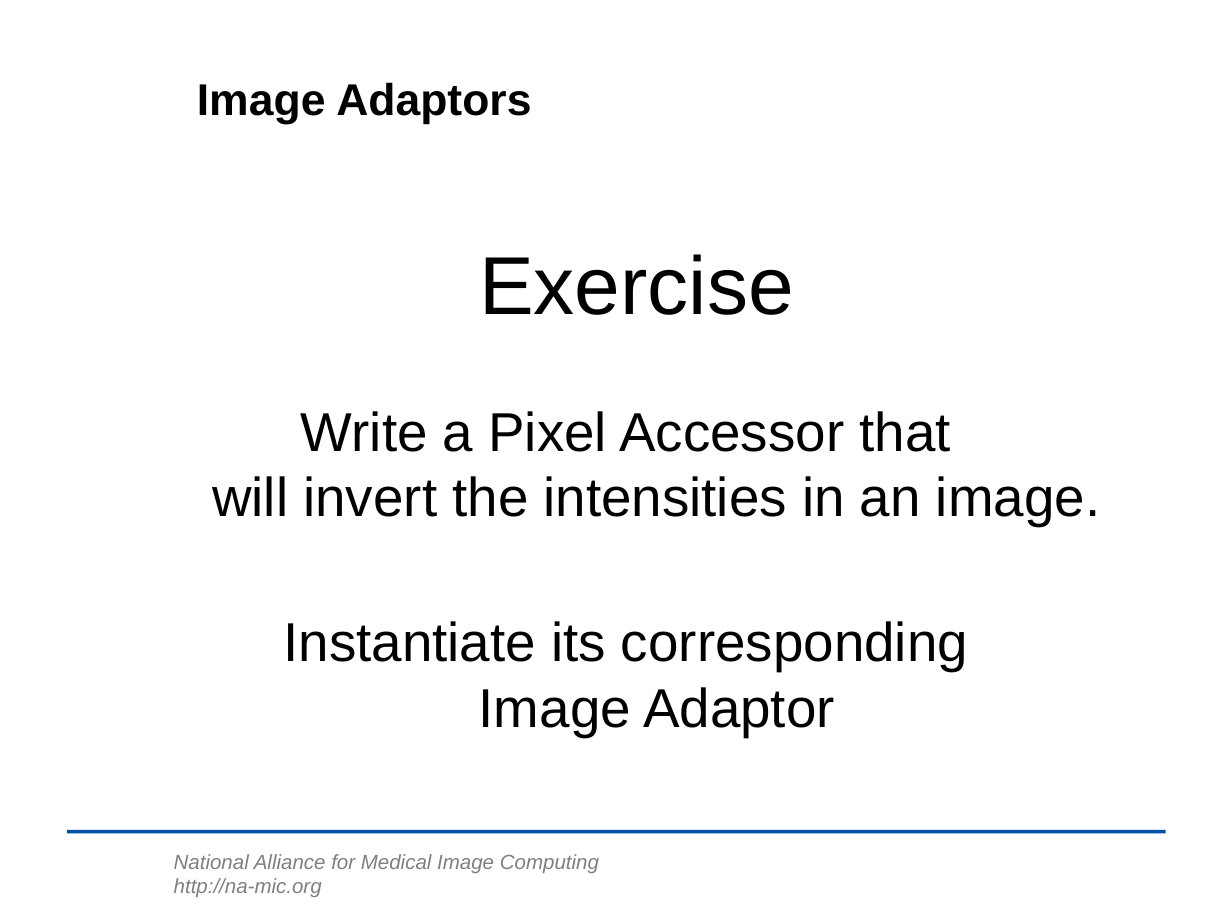
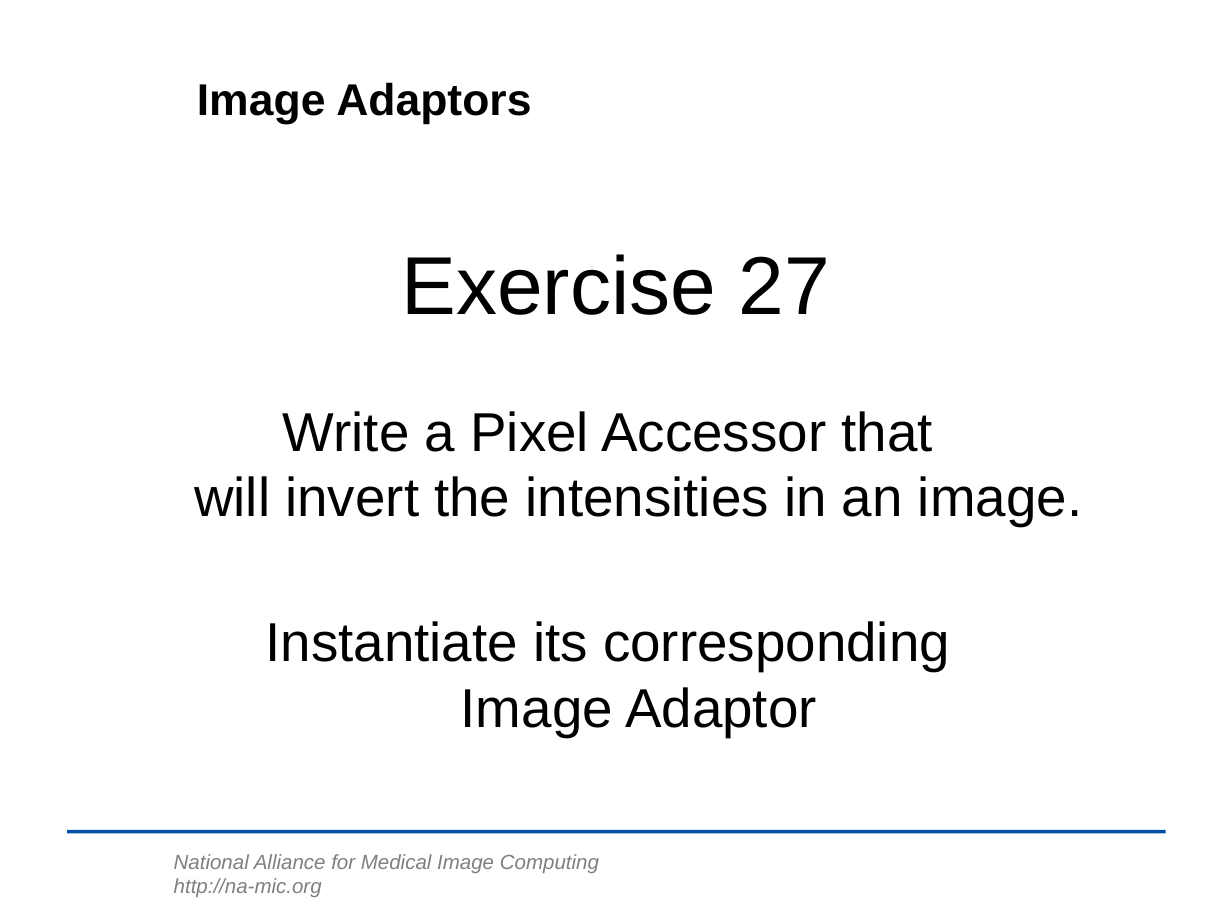
Before and after one commit to lheckemann/namic-sandbox, a slide deck: slide 46 of ITKAdvancedCourse/doc/presentations/Insight-DesignPatterns.ppt (slide 45 before the commit). Drawn at 1232x924 pixels with LibreOffice and Linux fonts; fonts in the diff are those of the drawing; background and template pictures are left out. Boxes give left, top, right and bottom in pixels: in the first picture for what was removed or moved away, otherwise in the second. Text is boxed around its words. In the diff, an @@ line names an element or a change of style, - is before the commit and + after.

Commit message:
ENH: Exercise added for ImageLinearIterator.      Starting with Factories.

```diff
--- a/ITKAdvancedCourse/doc/presentations/Insight-DesignPatterns.ppt
+++ b/ITKAdvancedCourse/doc/presentations/Insight-DesignPatterns.ppt
@@ text at (x1=401, y1=254, x2=830, y2=315): text changed @@
-Exercise
+Exercise 27
@@ text "Write a Pixel Accessor that ..." moved from (x1=212, y1=411, x2=1100, y2=737) to (x1=194, y1=411, x2=1082, y2=737) @@
```
Also in this commit, not shown: 1 other slide changed, 2 slides added.
